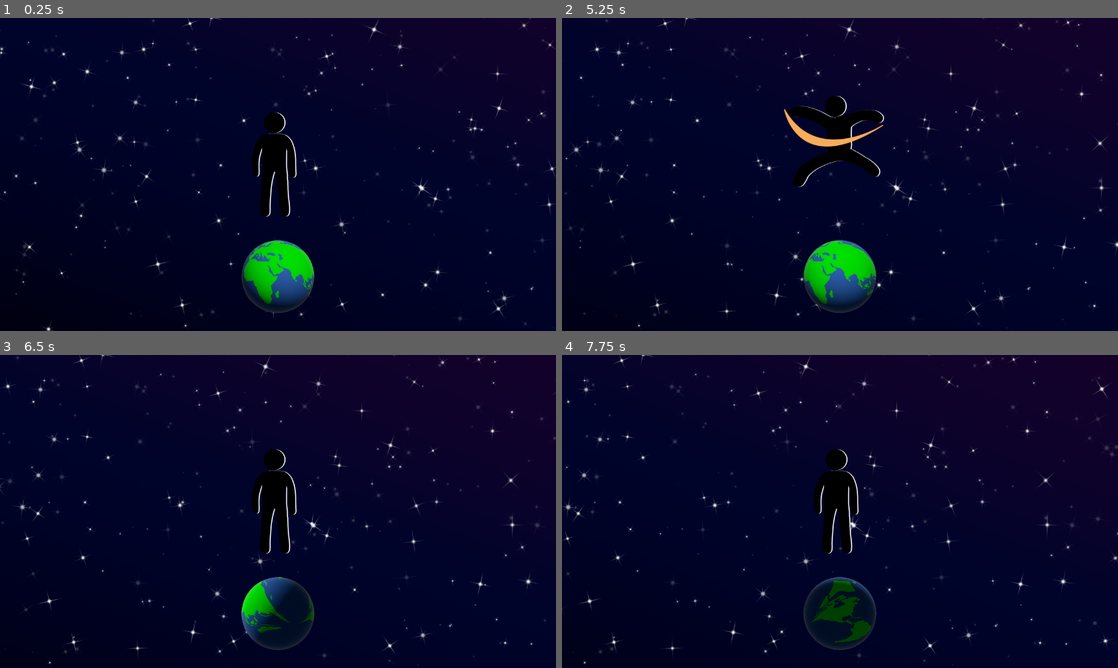
Above: before the commit, frames 1-4 (two rows, left to right).
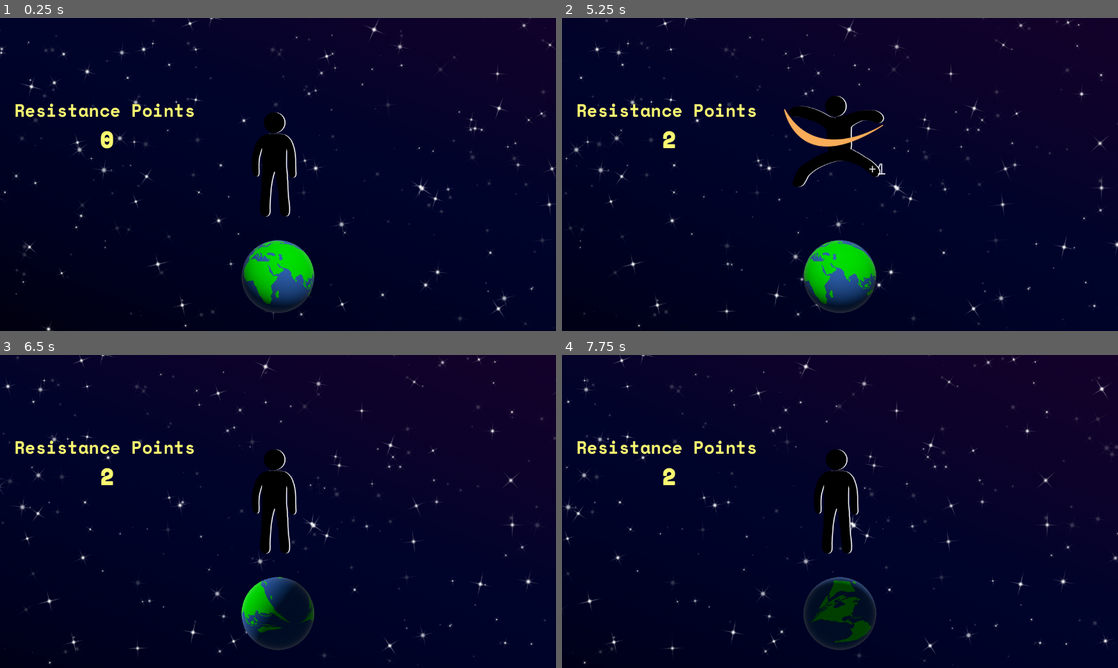
Above: after the commit, the same moments.

Repository: BP-GG/GameJam
Game: Godot game, scene res://scenes/main.tscn
Same seed, same stepped clock (60 frames per second), same inputs: the game is played once before the commit and once after it. The project has no main scene, so this scene is started directly.
Inputs (mouse positions are in pixels of both pictures, inside the frame that each line leads up to):
- Up to frame 1 (0.25 s): no input
- Up to frame 2 (5.25 s): move the mouse to (834, 155) at 0.52 s; press the mouse at (834, 155) at 0.53 s; move the mouse to (728, 190) at 1.27 s; release the mouse at (728, 190) at 1.28 s; click (728, 190) at 1.35 s; move the mouse to (895, 105) at 2.02 s; press the mouse at (895, 105) at 2.03 s; move the mouse to (812, 237) at 2.77 s; release the mouse at (812, 237) at 2.78 s; click (812, 237) at 2.85 s; move the mouse to (1006, 221) at 3.52 s; press the mouse at (1006, 221) at 3.53 s; move the mouse to (673, 127) at 4.27 s; release the mouse at (673, 127) at 4.28 s; click (673, 127) at 4.35 s; move the mouse to (867, 174) at 5.02 s; press the mouse at (867, 174) at 5.03 s
- Up to frame 3 (6.5 s): move the mouse to (194, 433) at 5.77 s; release the mouse at (194, 433) at 5.78 s; click (194, 433) at 5.85 s
- Up to frame 4 (7.75 s): move the mouse to (962, 495) at 6.52 s; press the mouse at (962, 495) at 6.53 s; move the mouse to (728, 527) at 7.27 s; release the mouse at (728, 527) at 7.28 s; click (728, 527) at 7.35 s

The runs differ from the first frame. In frame 1, 0.7% of the frame differs, in the area x 2-35%, y 27-42%; in frame 2, 0.7%, in the area x 2-59%, y 27-50%; in frame 3, 0.7%; in frame 4, 0.7%.

Commit message:
Add Labels and fonts, fix bugs

Diff:
--- a/scenes/character/character.tscn
+++ b/scenes/character/character.tscn
@@ -1,11 +1,6 @@
-[gd_scene load_steps=27 format=3 uid="uid://bafh64um52nek"]
+[gd_scene load_steps=22 format=3 uid="uid://bafh64um52nek"]
 
-[ext_resource type="Texture2D" path="res://sprites/character/Idle.png" id="1_i12sp"]
 [ext_resource type="Script" path="res://scripts/character/character.gd" id="1_yx3y3"]
-[ext_resource type="Texture2D" path="res://sprites/character/Stickman1.png" id="2_y0885"]
-[ext_resource type="Texture2D" path="res://sprites/character/Stickman2.png" id="3_mg5o2"]
-[ext_resource type="Texture2D" path="res://sprites/character/Stickman3.png" id="4_j6aka"]
-[ext_resource type="Texture2D" path="res://sprites/character/Stickman4.png" id="5_kyroe"]
 [ext_resource type="Texture2D" uid="uid://c2kcpdmimd5qp" path="res://sprites/character_2/Idle.png" id="7_2pyc3"]
 [ext_resource type="Texture2D" uid="uid://btpcvygmwppks" path="res://sprites/character_2/Stickman1.png" id="8_74nfh"]
 [ext_resource type="Texture2D" uid="uid://4kkvp3wsx1u0" path="res://sprites/character_2/Stickman2.png" id="9_h7j1e"]
@@ -28,26 +23,6 @@
 animations = [{
 "frames": [{
 "duration": 1.0,
-"texture": ExtResource("1_i12sp")
-}, {
-"duration": 1.0,
-"texture": ExtResource("2_y0885")
-}, {
-"duration": 1.0,
-"texture": ExtResource("3_mg5o2")
-}, {
-"duration": 1.0,
-"texture": ExtResource("4_j6aka")
-}, {
-"duration": 1.0,
-"texture": ExtResource("5_kyroe")
-}],
-"loop": true,
-"name": &"default",
-"speed": 1.0
-}, {
-"frames": [{
-"duration": 1.0,
 "texture": ExtResource("7_2pyc3")
 }, {
 "duration": 1.0,
@@ -63,7 +38,7 @@
 "texture": ExtResource("11_2h2ol")
 }],
 "loop": true,
-"name": &"test",
+"name": &"default",
 "speed": 1.0
 }]
 
@@ -115,13 +90,11 @@
 size = Vector2(546, 569)
 
 [node name="Character" type="Area2D"]
-position = Vector2(641, 390)
 script = ExtResource("1_yx3y3")
 
 [node name="Figure" type="AnimatedSprite2D" parent="."]
 scale = Vector2(0.6, 0.6)
 sprite_frames = SubResource("SpriteFrames_ytmpc")
-animation = &"test"
 
 [node name="Slice" type="AnimatedSprite2D" parent="."]
 scale = Vector2(0.6, 0.6)
@@ -136,4 +109,6 @@
 one_shot = true
 
 [connection signal="input_event" from="." to="." method="_on_input_event"]
+[connection signal="mouse_entered" from="." to="." method="_on_mouse_entered"]
+[connection signal="mouse_exited" from="." to="." method="_on_mouse_exited"]
 [connection signal="timeout" from="EvadeTimer" to="." method="_on_evade_timer_timeout"]
--- /dev/null
+++ b/scenes/gain_label.tscn
@@ -0,0 +1,18 @@
+[gd_scene load_steps=3 format=3 uid="uid://dh2a1rxo6i681"]
+
+[ext_resource type="FontFile" uid="uid://dj3n10i5rnycp" path="res://assets/fonts/Space_Mono/SpaceMono-Regular.ttf" id="1_bciie"]
+[ext_resource type="Script" path="res://scripts/gain_label.gd" id="2_0qf6s"]
+
+[node name="Label" type="Label"]
+offset_right = 74.0
+offset_bottom = 90.0
+theme_override_fonts/font = ExtResource("1_bciie")
+theme_override_font_sizes/font_size = 35
+text = "+4"
+script = ExtResource("2_0qf6s")
+
+[node name="LabelTimer" type="Timer" parent="."]
+wait_time = 1.5
+one_shot = true
+
+[connection signal="timeout" from="LabelTimer" to="." method="_on_label_timer_timeout"]
--- /dev/null
+++ b/scenes/inventory_hud.tscn
@@ -0,0 +1,31 @@
+[gd_scene load_steps=3 format=3 uid="uid://dhylbcwwtrbj"]
+
+[ext_resource type="Script" path="res://scripts/inventory_hud.gd" id="1_ac5lk"]
+[ext_resource type="FontFile" uid="uid://m2d4xiaewbai" path="res://assets/fonts/Space_Mono/SpaceMono-Bold.ttf" id="2_scbgd"]
+
+[node name="InventoryHUD" type="CanvasLayer"]
+script = ExtResource("1_ac5lk")
+
+[node name="ResistancePoints" type="Label" parent="."]
+offset_left = 33.0
+offset_top = 182.0
+offset_right = 573.0
+offset_bottom = 259.0
+theme_override_colors/font_color = Color(0.976471, 0.972549, 0.443137, 1)
+theme_override_fonts/font = ExtResource("2_scbgd")
+theme_override_font_sizes/font_size = 40
+text = "Resistance Points"
+
+[node name="Label" type="Label" parent="ResistancePoints"]
+layout_mode = 0
+offset_left = 17.0
+offset_top = 60.0
+offset_right = 411.0
+offset_bottom = 139.0
+theme_override_colors/font_color = Color(0.976471, 0.972549, 0.443137, 1)
+theme_override_colors/font_outline_color = Color(0.976471, 0.972549, 0.443137, 1)
+theme_override_constants/outline_size = 5
+theme_override_fonts/font = ExtResource("2_scbgd")
+theme_override_font_sizes/font_size = 50
+text = "0"
+horizontal_alignment = 1
--- a/scenes/main.tscn
+++ b/scenes/main.tscn
@@ -1,10 +1,13 @@
-[gd_scene load_steps=4 format=3 uid="uid://cfngkx52calik"]
+[gd_scene load_steps=6 format=3 uid="uid://cfngkx52calik"]
 
 [ext_resource type="PackedScene" uid="uid://crcg5yc3kiav8" path="res://scenes/parallax_background.tscn" id="1_14yiv"]
+[ext_resource type="Script" path="res://scripts/main.gd" id="1_xpl78"]
 [ext_resource type="PackedScene" uid="uid://dwppx7sg4k1nk" path="res://scenes/animations/earth_animation.tscn" id="2_ifxj3"]
 [ext_resource type="PackedScene" uid="uid://bafh64um52nek" path="res://scenes/character/character.tscn" id="3_0hrwb"]
+[ext_resource type="PackedScene" uid="uid://dhylbcwwtrbj" path="res://scenes/inventory_hud.tscn" id="4_yapli"]
 
 [node name="Main" type="Node2D"]
+script = ExtResource("1_xpl78")
 
 [node name="ParallaxBackground" parent="." instance=ExtResource("1_14yiv")]
 
@@ -14,3 +17,7 @@
 [node name="Character" parent="." instance=ExtResource("3_0hrwb")]
 position = Vector2(630, 319)
 scale = Vector2(0.5, 0.5)
+
+[node name="InventoryHUD" parent="." instance=ExtResource("4_yapli")]
+
+[connection signal="tapAtPosition" from="Character" to="." method="_on_character_tap_at_position"]
--- a/scripts/character/character.gd
+++ b/scripts/character/character.gd
@@ -1,5 +1,6 @@
 extends Node2D
 
+signal tapAtPosition(mouse_position: Vector2)
 
 # Called when the node enters the scene tree for the first time.
 func _ready():
@@ -30,7 +31,15 @@
 
 func _on_input_event(_viewport:Node, event:InputEvent, _shape_idx:int):
 	if event.is_action_pressed("Tap"):
+		tapAtPosition.emit(event.position)
+		# show_tap_gain_label((event.position - position) * (1 / scale.x))
 		evade_slice_animation()
 
 func _on_evade_timer_timeout():
 	set_to_idle()
+
+func _on_mouse_entered():
+	Input.set_default_cursor_shape(Input.CURSOR_POINTING_HAND)
+
+func _on_mouse_exited():
+	Input.set_default_cursor_shape(Input.CURSOR_ARROW)
--- /dev/null
+++ b/scripts/gain_label.gd
@@ -0,0 +1,21 @@
+extends Label
+
+func get_new_position():
+	var new_pos = position - Vector2(0, 50)
+	var rng = RandomNumberGenerator.new()
+
+	var jitter = rng.randf_range(-20, 20)
+	new_pos.x += jitter
+
+	return new_pos
+
+func show_tap_label_animation(value: int):
+	text = "+" + str(value)
+	$LabelTimer.start()
+	var tween = create_tween()
+	var new_pos = get_new_position()
+	tween.tween_property(self, "position", new_pos, 1)
+	tween.parallel().tween_property(self, "modulate:a", 0, 1.5)
+
+func _on_label_timer_timeout():
+	queue_free()
--- /dev/null
+++ b/scripts/inventory_hud.gd
@@ -0,0 +1,4 @@
+extends CanvasLayer
+
+func set_points_label(val: int):
+	$ResistancePoints/Label.text = str(val)
--- /dev/null
+++ b/scripts/main.gd
@@ -0,0 +1,14 @@
+extends Node2D
+
+var gain_label = preload("res://scenes/gain_label.tscn")
+var points = 0
+
+func _on_character_tap_at_position(mouse_position: Vector2):
+	var label = gain_label.instantiate()
+	label.position = Vector2(mouse_position.x, mouse_position.y - 30)
+	add_child(label)
+
+	var val = 1
+	label.show_tap_label_animation(val)
+	points += val
+	$InventoryHUD.set_points_label(points)
Not shown, added: assets/fonts/Space_Mono/OFL.txt
Binary file added: assets/fonts/Space_Mono/SpaceMono-Bold.ttf
Not shown, added: assets/fonts/Space_Mono/SpaceMono-Bold.ttf.import
Binary file added: assets/fonts/Space_Mono/SpaceMono-BoldItalic.ttf
Not shown, added: assets/fonts/Space_Mono/SpaceMono-BoldItalic.ttf.import
Binary file added: assets/fonts/Space_Mono/SpaceMono-Italic.ttf
Not shown, added: assets/fonts/Space_Mono/SpaceMono-Italic.ttf.import
Binary file added: assets/fonts/Space_Mono/SpaceMono-Regular.ttf
Not shown, added: assets/fonts/Space_Mono/SpaceMono-Regular.ttf.import
